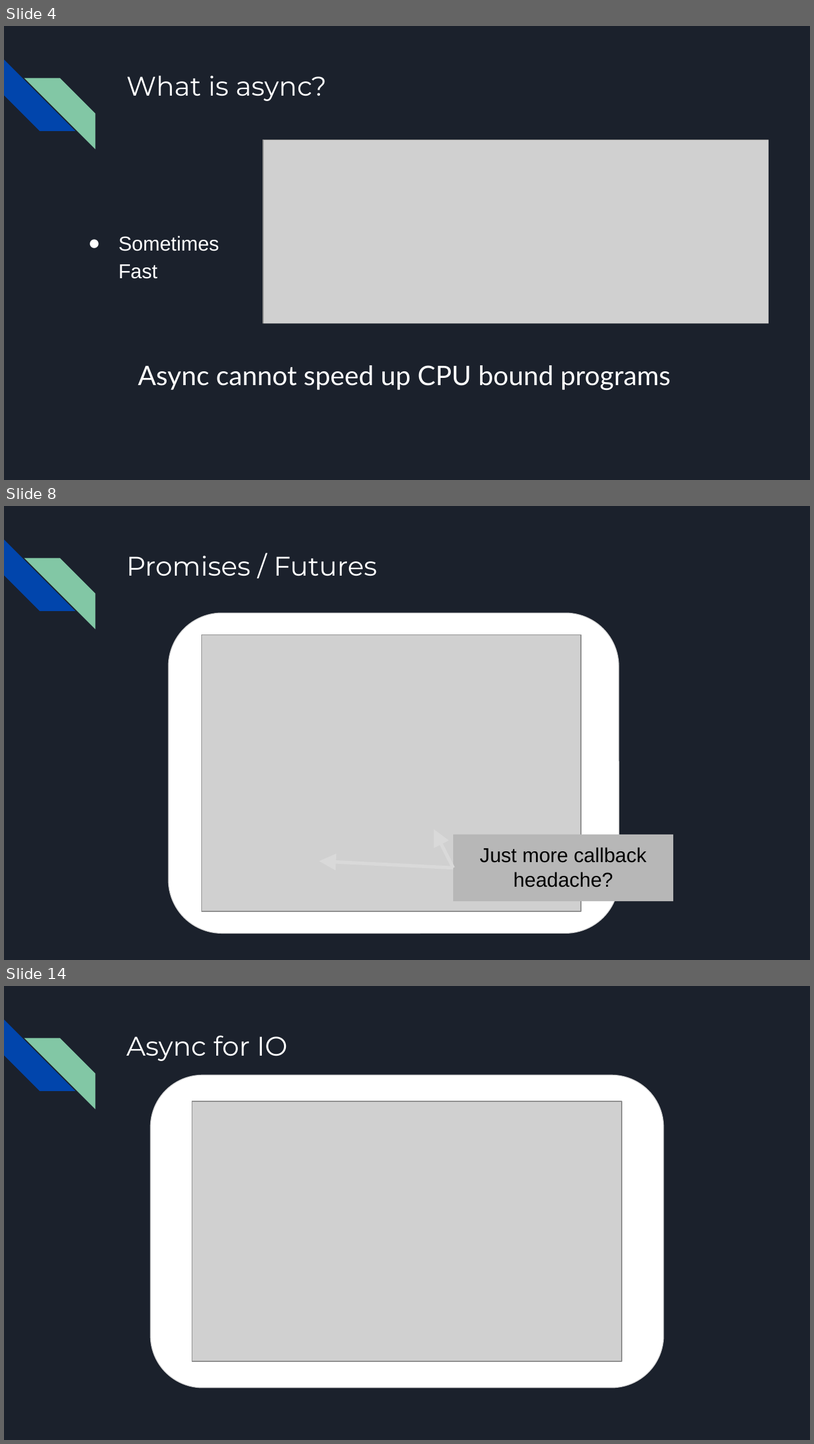
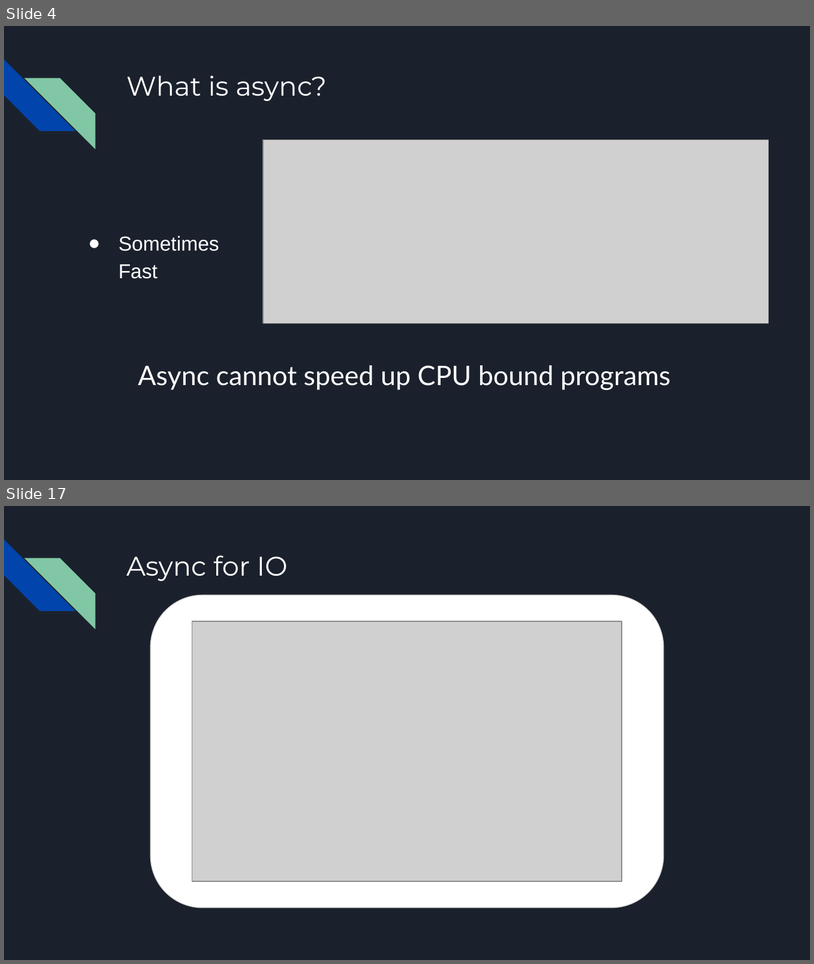
Before and after one commit to tylerjohnhaden/AsyncPresentation, a slide deck: AsyncPresentation.pptx. Shown one above the other, each under a label of ours: slides 4, 8 and 14 before the commit, slides 4 and 17 after it; the slides between them are not shown. The pictures are 814x1444 and 814x964 pixels, drawn with LibreOffice and Linux fonts; fonts in the diff are those of the drawing; grey boxes stand for pictures. Boxes give left, top, right and bottom in pixels: in the first picture for what was removed or moved away, otherwise in the second. Text is boxed around its words. In the diff, an @@ line names an element or a change of style, - is before the commit and + after.

```diff
--- a/AsyncPresentation.pptx
+++ b/AsyncPresentation.pptx
@@ slide 8 removed at (4, 506, 810, 960), background #1B212C; not listed: 2 template elements that a slide beside it also shows @@
@@ title removed at (126, 556, 377, 576) @@
-Promises / Futures
@@ rounded rectangle removed at (168, 613, 619, 933) @@
@@ picture removed at (201, 635, 581, 912) @@
@@ arrow removed from (453, 867) to (434, 829) @@
@@ rectangle removed at (453, 834, 674, 901) @@
-Just more callback headache?
@@ arrow removed from (453, 867) to (320, 861) @@
@@ what was slide 14 is now slide 17 @@
```
Also in this commit, not shown: 3 slides changed, 14 slides added, 9 other slides removed.
